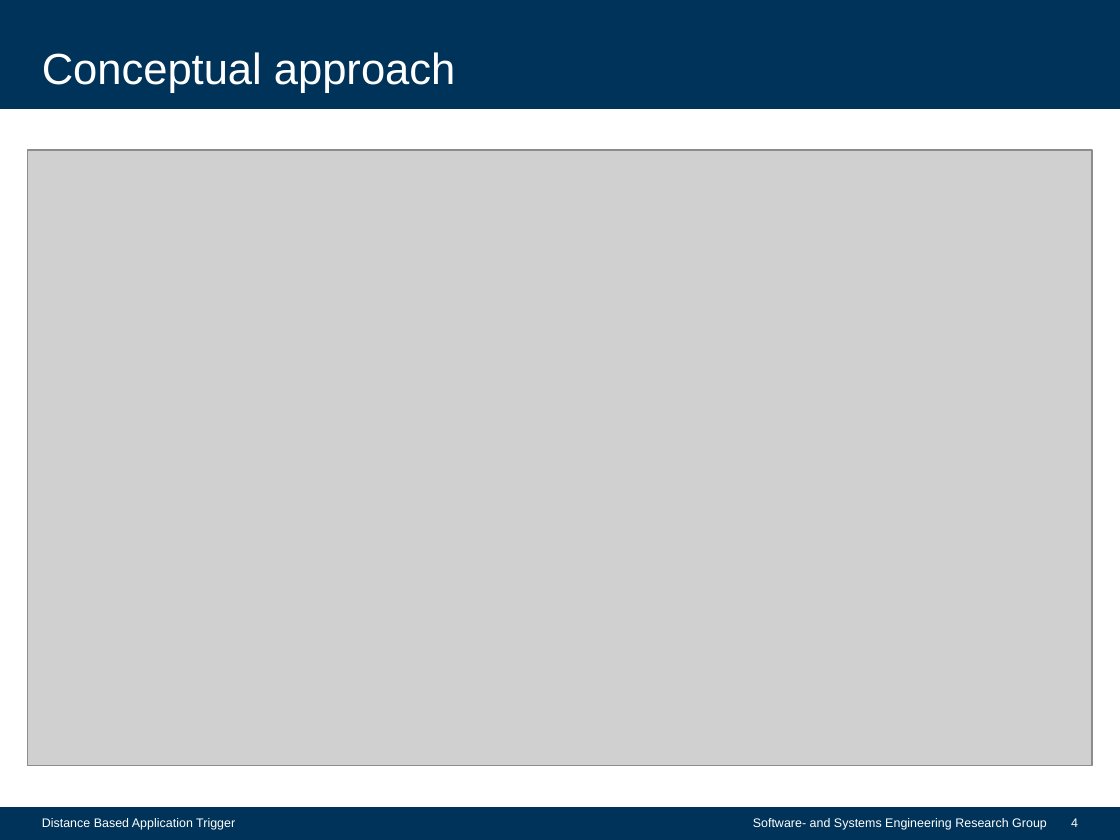
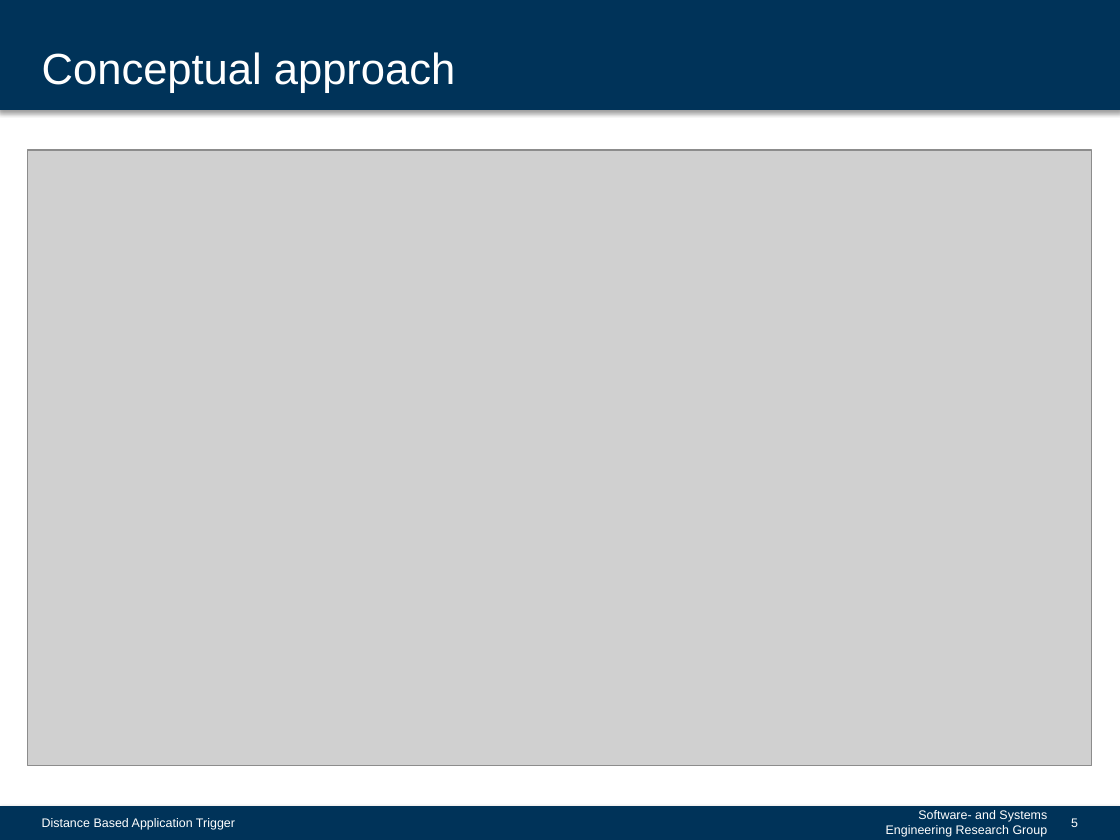
Before and after one commit to pschlieker/Location-Based-Trigger, a slide deck: slide 5 of Presentations/Interim/Project_Presentation_Group6.pptx (slide 4 before the commit). Drawn at 1120x840 pixels with LibreOffice and Linux fonts; fonts in the diff are those of the drawing; grey boxes stand for pictures; background and template pictures are left out. Boxes give left, top, right and bottom in pixels: in the first picture for what was removed or moved away, otherwise in the second. Text is boxed around its words. In the diff, an @@ line names an element or a change of style, - is before the commit and + after.

```diff
--- a/Presentations/Interim/Project_Presentation_Group6.pptx
+++ b/Presentations/Interim/Project_Presentation_Group6.pptx
@@ rectangle at (0,1,1120,108): outline #003359 1.35 pt to #003359 3 pt; shadow on @@
@@ rectangle at (0,808,1120,839): outline #003359 1.35 pt to #003359 3 pt; shadow on @@
@@ text "Software- and Systems Engineering Research ..." rewrapped from (753,818,1047,830) to (886,810,1048,837) @@
@@ page number at (1071,818,1078,827): text changed @@
-4
+5
```
Also in this commit, not shown: 6 other slides changed, 1 slide added, 2 other files.
